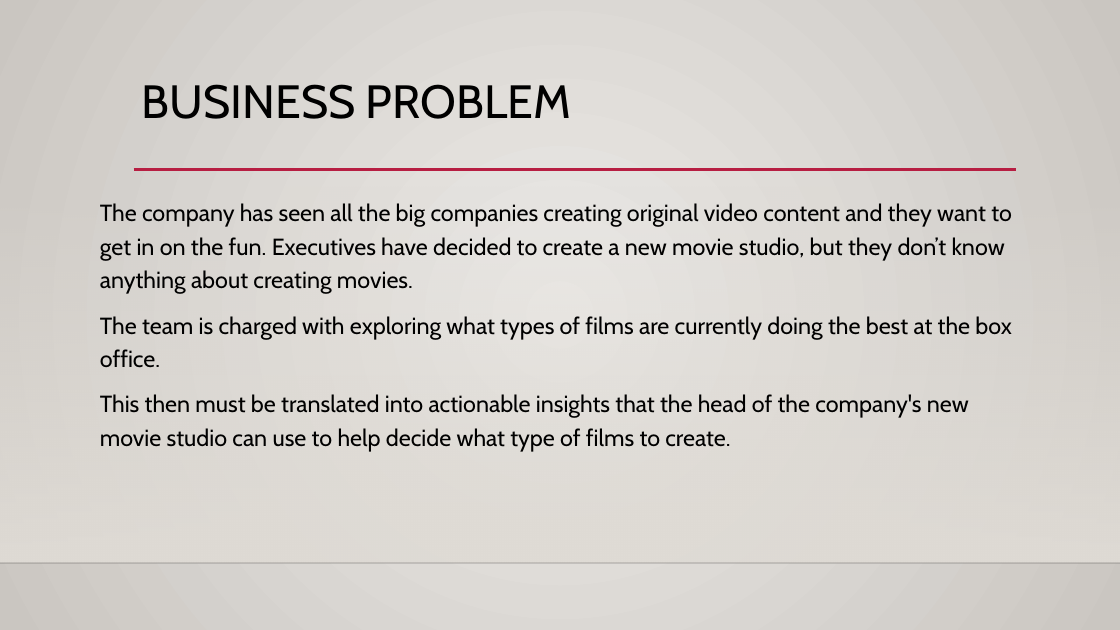
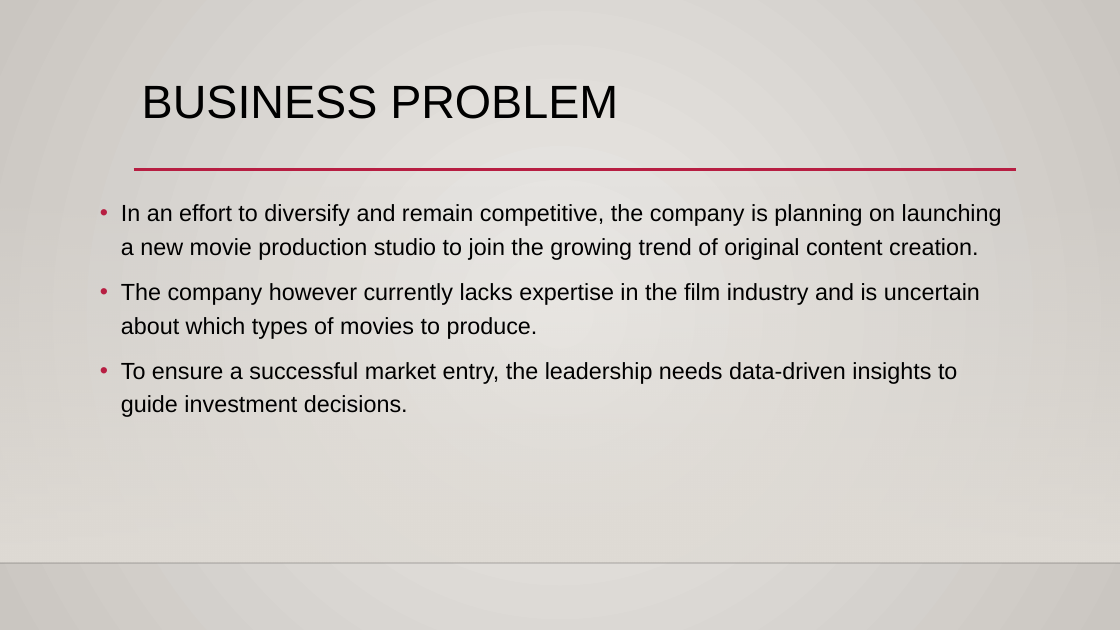
Before and after one commit to Abond1234/Dsc-Phase-2-project-2025, a slide deck: slide 3 of movie studio project.pptx. Drawn at 1120x630 pixels with LibreOffice and Linux fonts; fonts in the diff are those of the drawing; background and template pictures are left out. Boxes give left, top, right and bottom in pixels: in the first picture for what was removed or moved away, otherwise in the second. Text is boxed around its words. In the diff, an @@ line names an element or a change of style, - is before the commit and + after.

Commit message:
Update movie studio project presentation

```diff
--- a/movie studio project.pptx
+++ b/movie studio project.pptx
@@ title "BUSINESS PROBLEM" at (x1=142, y1=85, x2=618, y2=119): font Cabin to Arial @@
@@ text at (x1=121, y1=204, x2=1002, y2=417): text changed; font Cabin to Arial @@
-The company has seen all the big companies creating original video content and they want to get in on the fun. Executives have decided to create a new movie studio, but they don’t know anything about creating movies.
-The team is charged with exploring what types of films are currently doing the best at the box office.
-This then must be translated into actionable insights that the head of the company's new movie studio can use to help decide what type of films to create.
+• In an effort to diversify and remain competitive, the company is planning on launching a new movie production studio to join the growing trend of original content creation.
+• The company however currently lacks expertise in the film industry and is uncertain about which types of movies to produce.
+• To ensure a successful market entry, the leadership needs data-driven insights to guide investment decisions.
```
Also in this commit, not shown: 11 other slides changed, 9 slides added, 2 slides removed.
